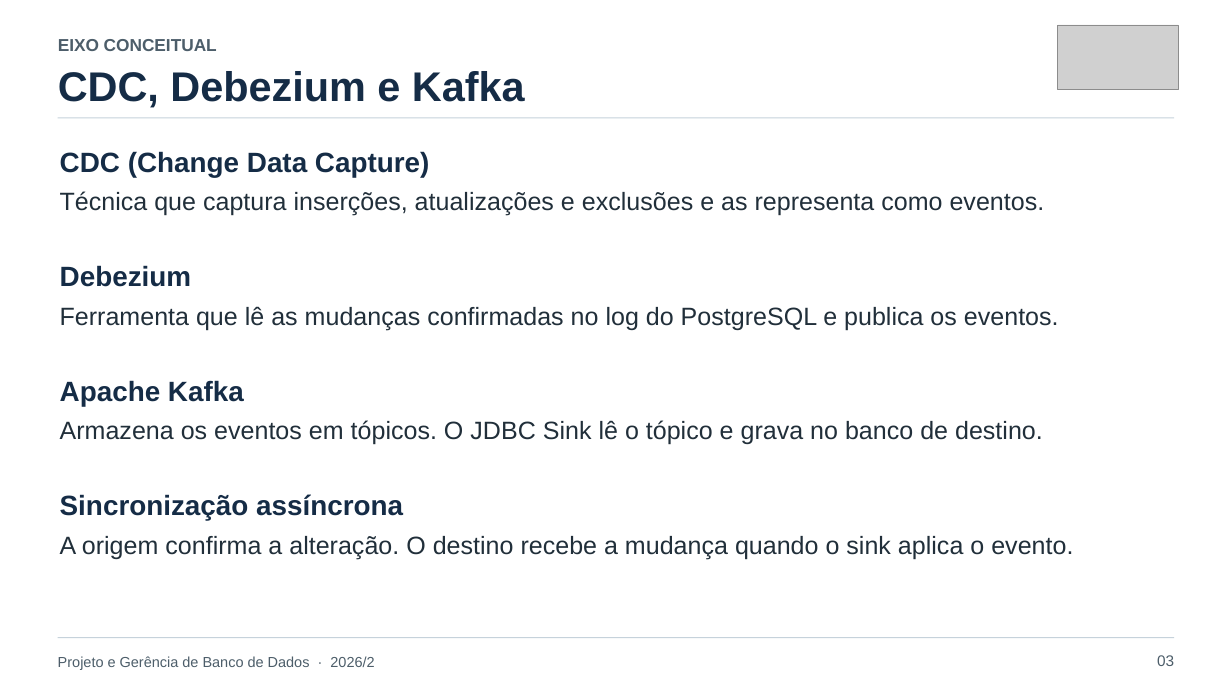
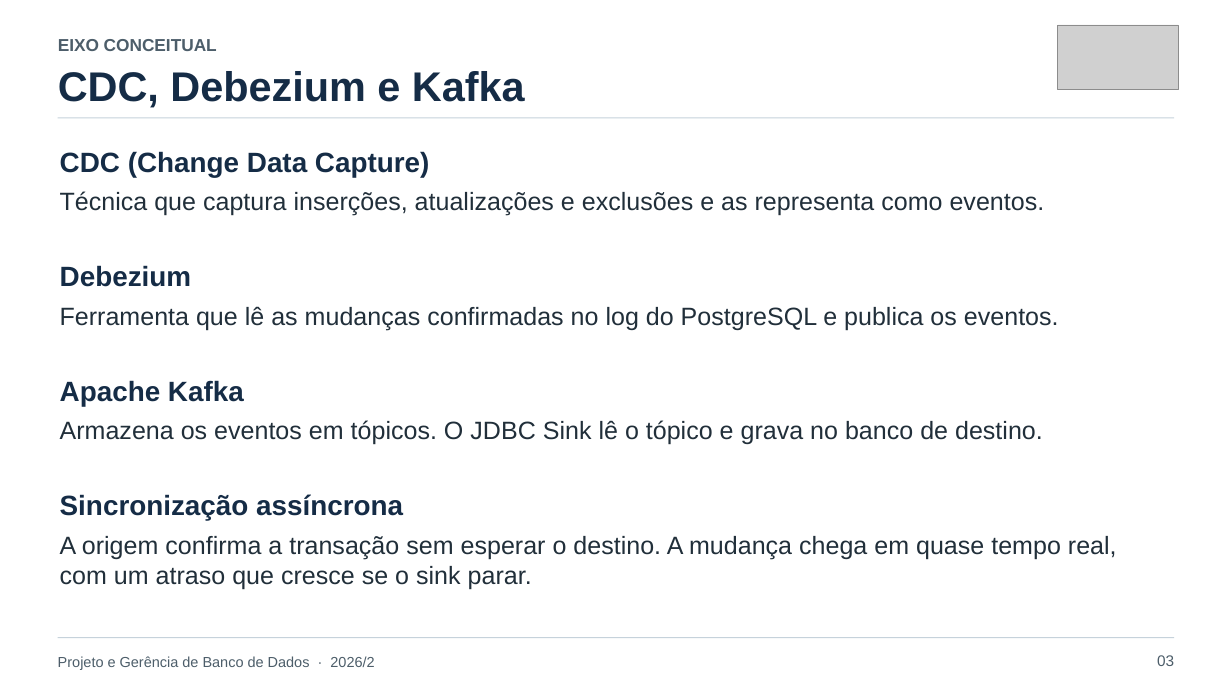
Before and after one commit to lucassbertol/debezium-pgbd, a slide deck: slide 3 of apresentacao/CDC-com-Debezium-e-PostgreSQL-alinhado.pptx. Drawn at 1232x693 pixels with LibreOffice and Linux fonts; fonts in the diff are those of the drawing; grey boxes stand for pictures. Boxes give left, top, right and bottom in pixels: in the first picture for what was removed or moved away, otherwise in the second. Text is boxed around its words. In the diff, an @@ line names an element or a change of style, - is before the commit and + after.

```diff
--- a/apresentacao/CDC-com-Debezium-e-PostgreSQL-alinhado.pptx
+++ b/apresentacao/CDC-com-Debezium-e-PostgreSQL-alinhado.pptx
@@ text at [60,536,1117,590]: text changed @@
-A origem confirma a alteração. O destino recebe a mudança quando o sink aplica o evento.
+A origem confirma a transação sem esperar o destino. A mudança chega em quase tempo real, com um atraso que cresce se o sink parar.
```
Also in this commit, not shown: 15 other slides changed, 3 slides added, 11 other files.
